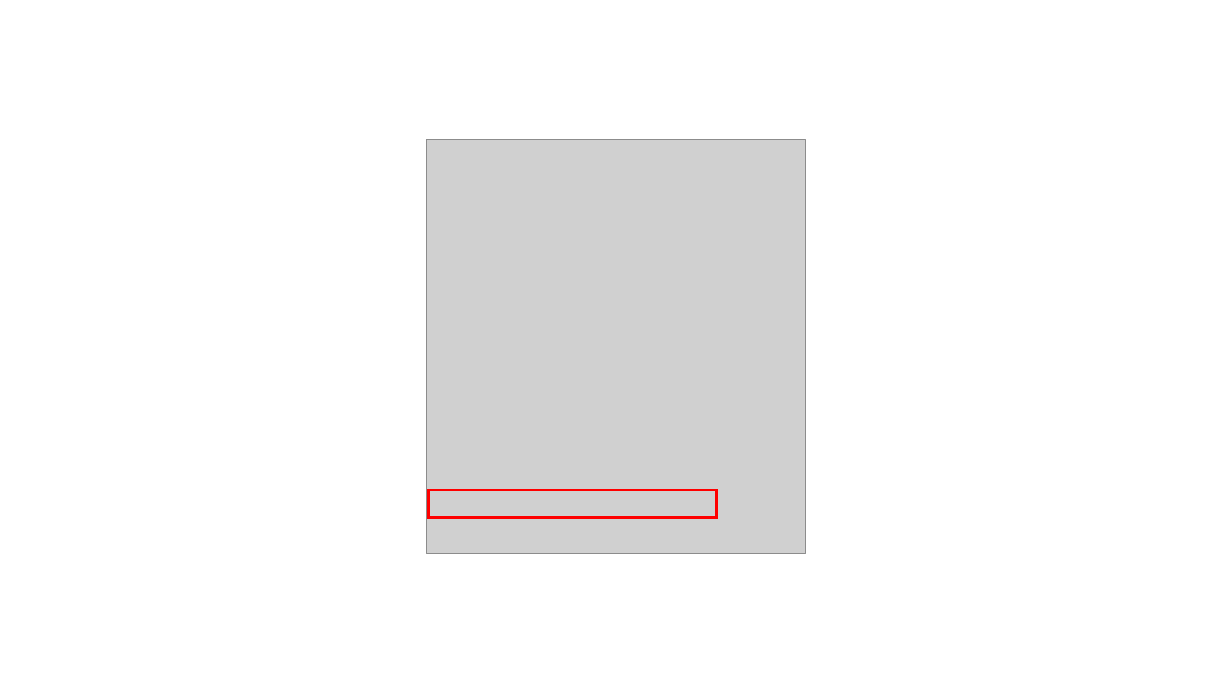
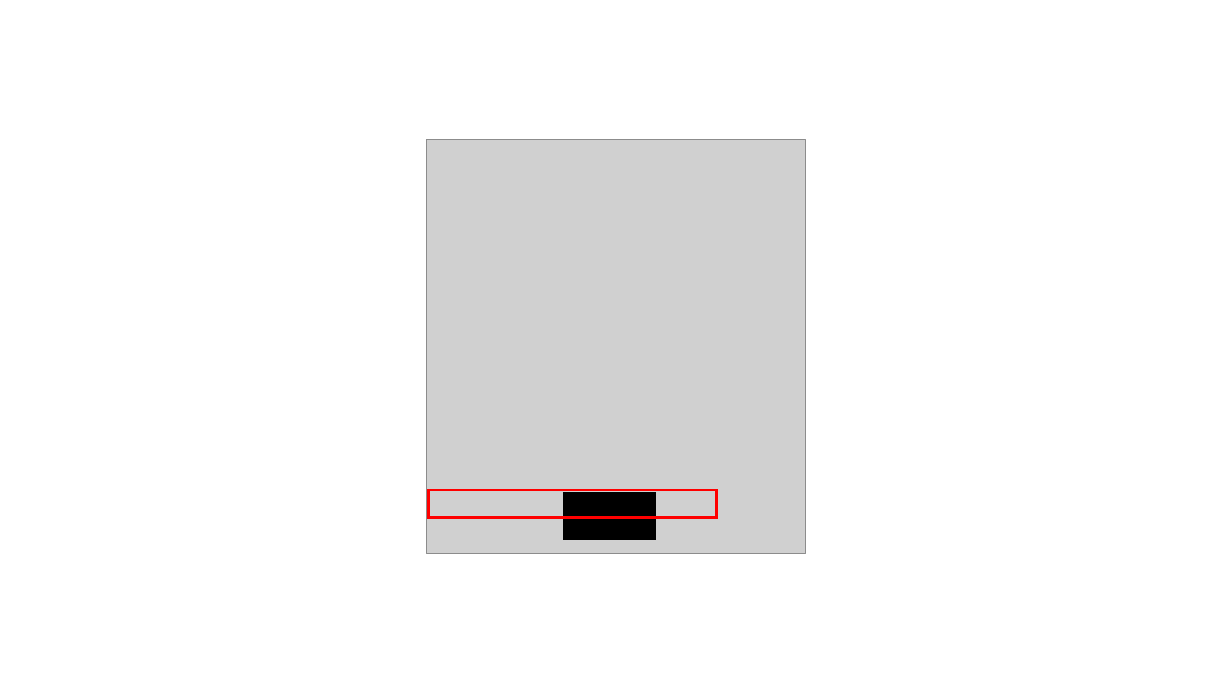
Before and after one commit to nishida2073/ai_navive, a slide deck: slide 118 of 01_テキスト/Git入門_図.pptx. Drawn at 1232x693 pixels with LibreOffice and Linux fonts; fonts in the diff are those of the drawing; grey boxes stand for pictures. Boxes give left, top, right and bottom in pixels: in the first picture for what was removed or moved away, otherwise in the second. Text is boxed around its words. In the diff, an @@ line names an element or a change of style, - is before the commit and + after.

```diff
--- a/01_テキスト/Git入門_図.pptx
+++ b/01_テキスト/Git入門_図.pptx
@@ rectangle added at [564,493,656,540], fill #000000, outline #000000 1 pt @@
```
Also in this commit, not shown: 1 other file.
